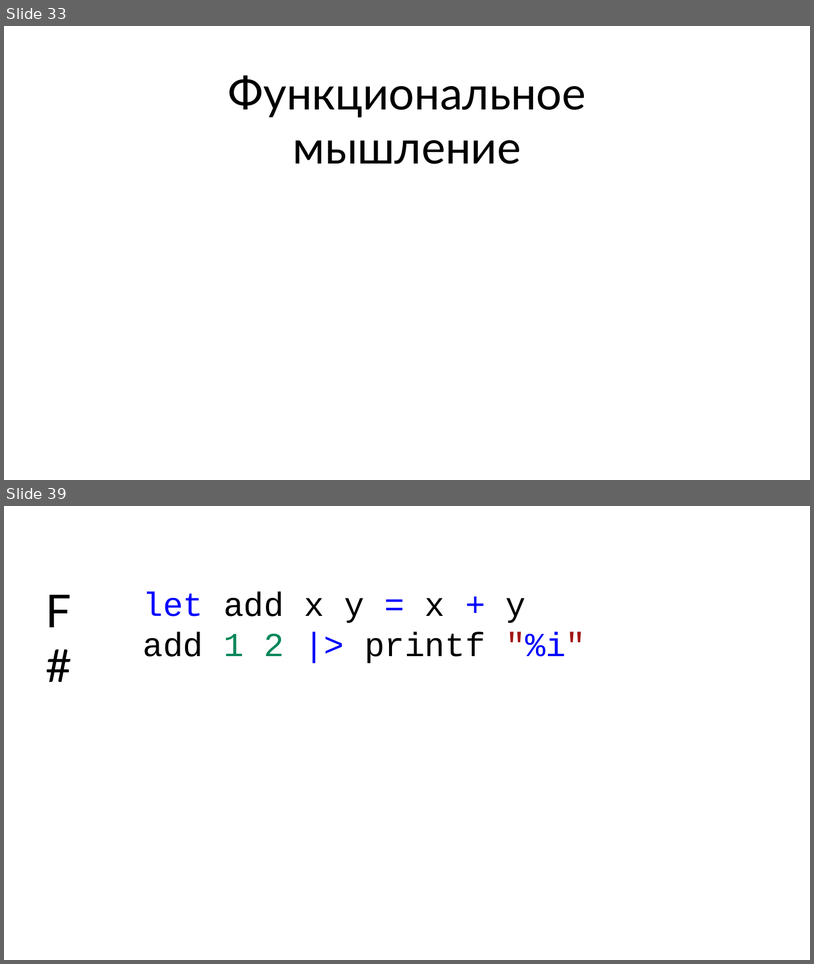
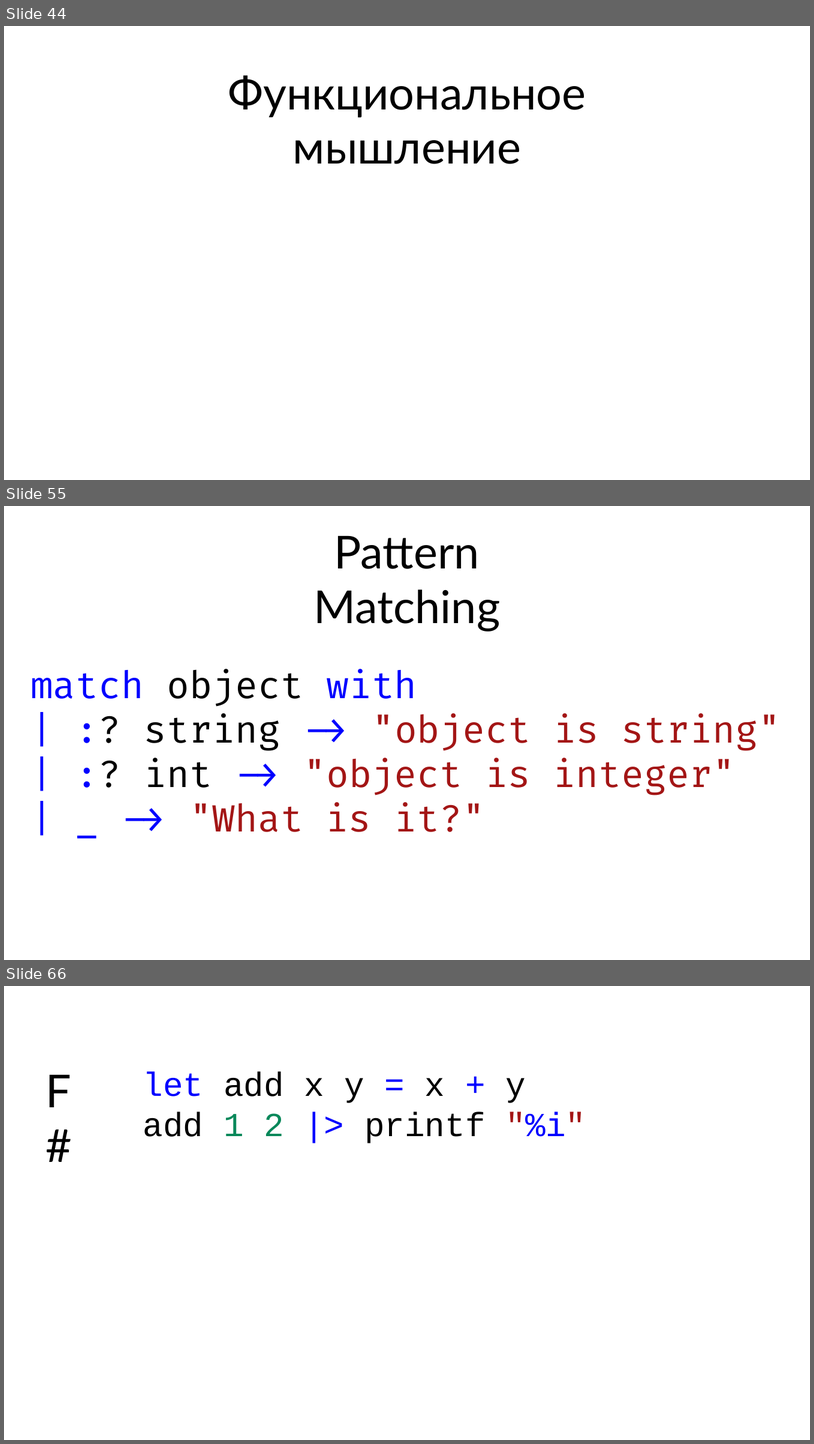
Before and after one commit to Dolfik1/Presentations, a slide deck: 22-09-2018-it-meetup4/Introduction to FSharp.pptx. Shown one above the other, each under a label of ours: slides 33 and 39 before the commit, slides 44, 55 and 66 after it; the slides between them are not shown. The pictures are 814x964 and 814x1444 pixels, drawn with LibreOffice and Linux fonts; fonts in the diff are those of the drawing. Boxes give left, top, right and bottom in pixels: in the first picture for what was removed or moved away, otherwise in the second. Text is boxed around its words. In the diff, an @@ line names an element or a change of style, - is before the commit and + after.

```diff
--- a/22-09-2018-it-meetup4/Introduction to FSharp.pptx
+++ b/22-09-2018-it-meetup4/Introduction to FSharp.pptx
@@ slide 55 added at bbox=[4, 506, 810, 960], background #FFFFFF @@
@@ text added at bbox=[314, 535, 500, 631], 54 pt, text #000000 @@
+Pattern Matching
@@ text added at bbox=[30, 669, 781, 832], 44 pt, text #A31515 @@
+match object with
+| :? string -> "object is string"
+| :? int -> "object is integer"
+| _ -> "What is it?"
@@ what was slide 33 is now slide 44 @@
@@ what was slide 39 is now slide 66 @@
```
Also in this commit, not shown: 16 slides changed, 32 other slides added, 6 slides removed.
